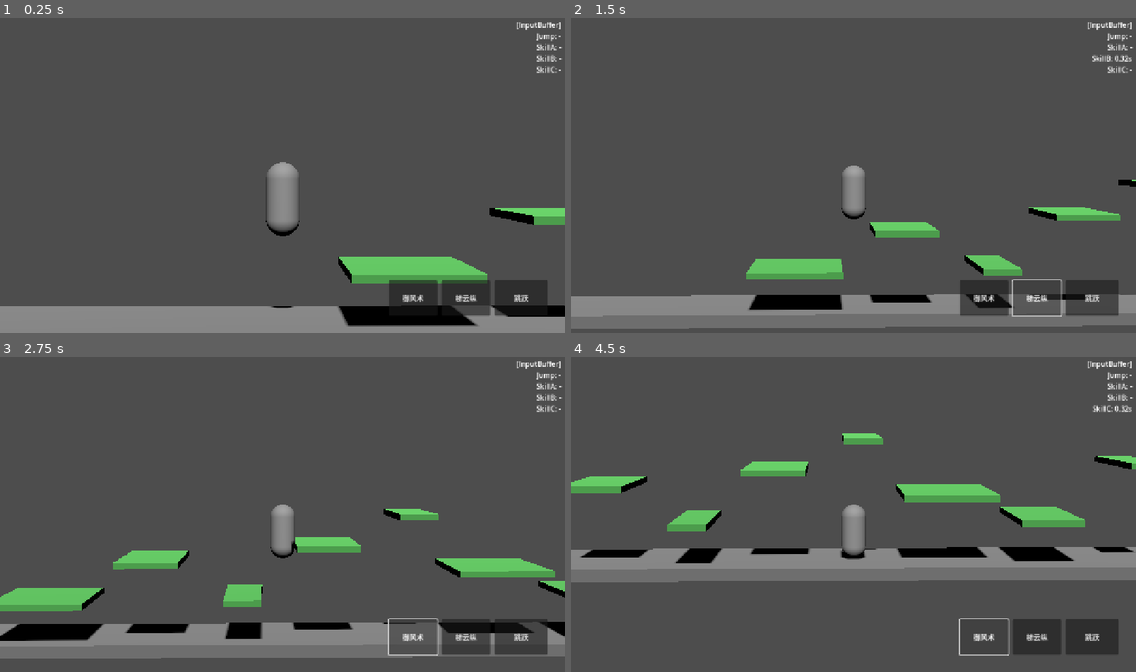
Above: before the commit, frames 1-4 (two rows, left to right).
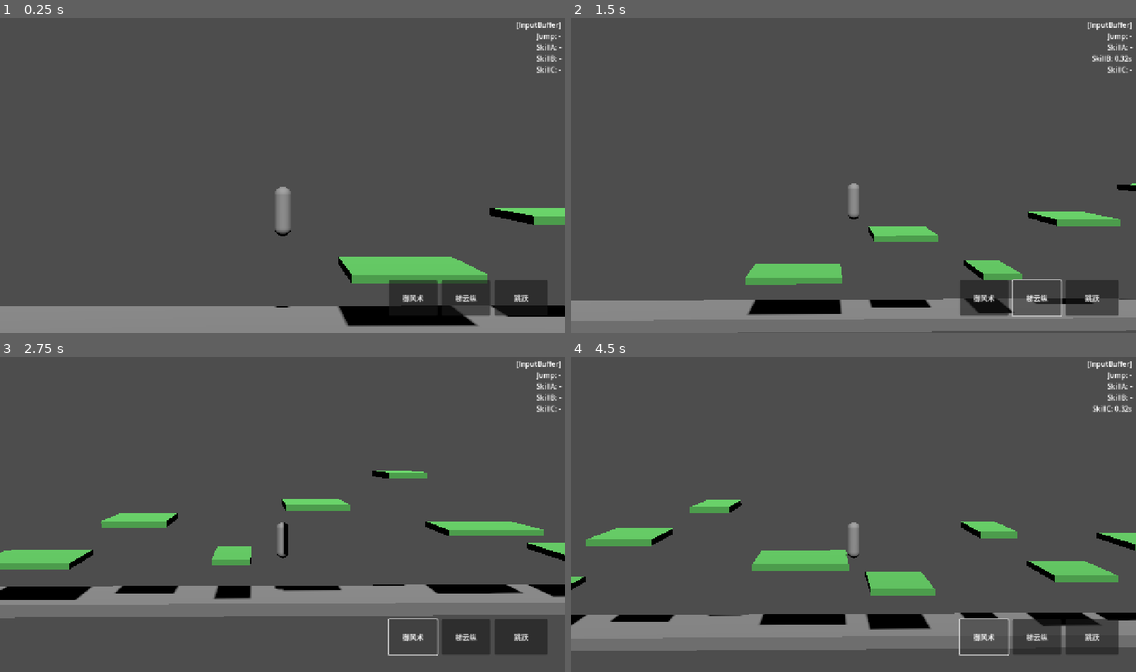
Above: after the commit, the same moments.

Repository: KStar001/GodotFly2
Game: Godot game, scene res://02scene/stage_001.tscn
Two runs of this game, one before a commit and one after it. Both use one fixed random seed, a clock stepped at 60 frames per second and the inputs below.
Inputs:
- Up to frame 1 (0.25 s): no input
- Up to frame 2 (1.5 s): click "跳跃" at 0.5 s; click "梯云纵" at 1.25 s
- Up to frame 3 (2.75 s): click "御风术" at 2 s
- Up to frame 4 (4.5 s): click "跳跃" at 2.75 s; click "梯云纵" at 3.5 s; click "御风术" at 4.25 s

The runs differ from the first frame. In frame 1, 0.8% of the frame differs, in the area x 47-53%, y 45-93%; in frame 2, 7.1%; in frame 3, 25%; in frame 4, 26%, in the area x 0-100%, y 24-94%.

Commit message:
修改 KsTableSkill

Diff:
--- a/01code/KsActorCompSkill.gd
+++ b/01code/KsActorCompSkill.gd
@@ -9,7 +9,7 @@
 var CurCdB: float = 0.0   # B类技能CD
 var CurCdC: float = 0.0   # C类技能CD
 # 当前正在执行的技能数据（null = 无技能在执行）
-var CurSkillData: KsSkillData = null
+var CurSkillData: KsTableSkill.SkillItem = null
 # 当前技能已执行时长
 var CurSkillTimer: float = 0.0
 # 玩家引用（由 KsPlayer 在 _ready 中赋值）
@@ -41,7 +41,7 @@
 		_EndSkill()
 #---------------------------------------------------------------------------------------------------
 # 尝试施放技能，返回是否成功
-func TryCastSkill(SkillData: KsSkillData) -> bool:
+func TryCastSkill(SkillData: KsTableSkill.SkillItem) -> bool:
 	if SkillData == null:
 		return false
 	# 判断对应CD是否冷却完毕
@@ -64,7 +64,7 @@
 func _EndSkill() -> void:
 	if CurSkillData == null:
 		return
-	var EndData: KsSkillData = CurSkillData
+	var EndData: KsTableSkill.SkillItem = CurSkillData
 	CurSkillData = null
 	CurSkillTimer = 0.0
 	# 回调 KsPlayer 清理技能效果
@@ -72,7 +72,7 @@
 		RefPlayer.OnSkillEnd(EndData)
 #---------------------------------------------------------------------------------------------------
 # 写入CD
-func _ApplyCd(SkillData: KsSkillData) -> void:
+func _ApplyCd(SkillData: KsTableSkill.SkillItem) -> void:
 	match SkillData.SkillType:
 		0: CurCdA = SkillData.CdDuration
 		1: CurCdB = SkillData.CdDuration
--- a/01code/KsPlayer.gd
+++ b/01code/KsPlayer.gd
@@ -5,7 +5,7 @@
 # 配置参数
 const ConfigMoveSpeed: float = 5.0         # 向前速度（米/秒）
 const ConfigJumpSpeed: float = 8.0         # 跳跃初速度
-const ConfigGravity: float = 20.0          # 重力加速度
+const ConfigGravity: float = 10.0          # 重力加速度
 const ConfigBounceSpeed: float = 5.0       # 被动落地弹起速度
 const ConfigSpikeJumpSpeed: float = 12.0   # 突木桩击中后强制弹起速度
 #---------------------------------------------------------------------------------------------------
@@ -123,13 +123,13 @@
 func TryCastSkill(SkillId: int) -> bool:
 	if CompSkill == null:
 		return false
-	var SkillData: KsSkillData = KsTableSkill.GetSkillById(SkillId)
+	var SkillData: KsTableSkill.SkillItem = KsTableSkill.GetSkillById(SkillId)
 	if SkillData == null:
 		return false
 	return CompSkill.TryCastSkill(SkillData)
 #---------------------------------------------------------------------------------------------------
 # 技能开始回调（由 KsActorCompSkill 调用）
-func OnSkillBegin(SkillData: KsSkillData) -> void:
+func OnSkillBegin(SkillData: KsTableSkill.SkillItem) -> void:
 	ChangeActorState(EActorState.ActorState_CastSkill, SkillData.SkillId)
 	# 根据技能类型执行通用效果
 	match SkillData.SkillType:
@@ -138,11 +138,11 @@
 		2: _ExecSkillC(SkillData)
 #---------------------------------------------------------------------------------------------------
 # 技能每帧更新回调（由 KsActorCompSkill 调用）
-func OnSkillUpdate(SkillData: KsSkillData, Delta: float) -> void:
+func OnSkillUpdate(SkillData: KsTableSkill.SkillItem, Delta: float) -> void:
 	pass
 #---------------------------------------------------------------------------------------------------
 # 技能结束回调（由 KsActorCompSkill 调用）
-func OnSkillEnd(SkillData: KsSkillData) -> void:
+func OnSkillEnd(SkillData: KsTableSkill.SkillItem) -> void:
 	CurSkillId = -1
 	CurSkillVelocityX = 0.0
 	CurSkillVelocityY = 0.0
@@ -151,21 +151,21 @@
 	ChangeActorState(EActorState.ActorState_Run)
 #---------------------------------------------------------------------------------------------------
 # A类技能通用逻辑（闪避无敌帧）
-func _ExecSkillA(SkillData: KsSkillData) -> void:
+func _ExecSkillA(SkillData: KsTableSkill.SkillItem) -> void:
 	CurSkillVelocityX = SkillData.VelocityX
 	CurSkillVelocityY = SkillData.VelocityY
 	CurSkillAntiGravity = SkillData.AntiGravity
 	# TODO: 关闭受击碰撞层（无敌帧）
 #---------------------------------------------------------------------------------------------------
 # B类技能通用逻辑（跳跃借力）
-func _ExecSkillB(SkillData: KsSkillData) -> void:
+func _ExecSkillB(SkillData: KsTableSkill.SkillItem) -> void:
 	CurSkillVelocityX = SkillData.VelocityX
 	CurSkillVelocityY = SkillData.VelocityY
 	CurSkillAntiGravity = SkillData.AntiGravity
 	CurCanJump = false
 #---------------------------------------------------------------------------------------------------
 # C类技能通用逻辑（功法BUFF）
-func _ExecSkillC(SkillData: KsSkillData) -> void:
+func _ExecSkillC(SkillData: KsTableSkill.SkillItem) -> void:
 	CurSkillVelocityX = SkillData.VelocityX
 	CurSkillVelocityY = SkillData.VelocityY
 	CurSkillAntiGravity = SkillData.AntiGravity
--- a/01code/KsSkillData.gd
+++ /dev/null
@@ -1,22 +0,0 @@
-#---------------------------------------------------------------------------------------------------
-# 技能数据类，对应 skill.csv 中的一行
-class_name KsSkillData
-#---------------------------------------------------------------------------------------------------
-var SkillId: int             # 技能ID
-var SkillType: int           # 技能类型：0=A类闪避 1=B类跳跃 2=C类功法
-var SkillName: String        # 技能名称
-var Duration: float          # 技能持续时长（逻辑时钟，不依赖动画）
-var CdDuration: float        # 施放后触发的公共CD时长
-var AnimName: String         # 动画名称（表现层，可为空）
-# A类专用
-var InvincibleTime: float    # 无敌帧时长
-# B类专用
-var VelocityX: float         # 施放后叠加的水平速度（正值=向前加速，如突进）
-var VelocityY: float         # 施放后叠加的垂直速度
-var NeedTarget: bool         # 是否需要借力目标（如蜻蜓点水）
-# C类专用
-var BuffType: int            # BUFF类型（0=无 1=御风 ...）
-var BuffDuration: float      # BUFF持续时长
-# 通用
-var AntiGravity: bool        # 技能期间是否无视重力（true=不受重力影响）
-#---------------------------------------------------------------------------------------------------
--- a/01code/KsTableSkill.gd
+++ b/01code/KsTableSkill.gd
@@ -1,28 +1,57 @@
 #---------------------------------------------------------------------------------------------------
+# 技能配置表（静态类）
 class_name KsTableSkill
-# 技能配置表（静态类）
-# 读取 10table/skill.csv，解析为 KsSkillData 字典，供全局查询
-# 用法：KsTableSkill.GetSkillById(1001)
-# 无需实例化，首次调用时自动加载
 #---------------------------------------------------------------------------------------------------
-# 技能数据字典，key = SkillId，value = KsSkillData
+# 技能数据类，对应 skill.csv 中的一行
+class SkillItem:
+	var SkillId: int             # 技能ID
+	var SkillType: int           # 技能类型：0=A类闪避 1=B类跳跃 2=C类功法
+	var SkillName: String        # 技能名称
+	var Duration: float          # 技能持续时长（逻辑时钟，不依赖动画）
+	var CdDuration: float        # 施放后触发的公共CD时长
+	var AnimName: String         # 动画名称（表现层，可为空）
+	# A类专用
+	var InvincibleTime: float    # 无敌帧时长
+	# B类专用
+	var VelocityX: float         # 施放后叠加的水平速度（正值=向前加速，如突进）
+	var VelocityY: float         # 施放后叠加的垂直速度
+	var NeedTarget: bool         # 是否需要借力目标（如蜻蜓点水）
+	# C类专用
+	var BuffType: int            # BUFF类型（0=无 1=御风 ...）
+	var BuffDuration: float      # BUFF持续时长
+	# 通用
+	var AntiGravity: bool        # 技能期间是否无视重力（true=不受重力影响）
+
+	static func CreateFromCsvLine(line: String) -> SkillItem:
+		var Parts = line.split(",")
+		if Parts.size() >= 13:
+			var Data = SkillItem.new()
+			Data.SkillId        = int(Parts[0])
+			Data.SkillType      = int(Parts[1])
+			Data.SkillName      = Parts[2].strip_edges()
+			Data.Duration       = float(Parts[3])
+			Data.CdDuration     = float(Parts[4])
+			Data.AnimName       = Parts[5].strip_edges()
+			Data.VelocityX      = float(Parts[6])
+			Data.VelocityY      = float(Parts[7])
+			Data.NeedTarget     = Parts[8].strip_edges().to_lower() == "true"
+			Data.InvincibleTime = float(Parts[9])
+			Data.BuffType       = int(Parts[10])
+			Data.BuffDuration   = float(Parts[11])
+			Data.AntiGravity    = Parts[12].strip_edges().to_lower() == "true"
+			return Data
+		return null
+#---------------------------------------------------------------------------------------------------
+# 技能数据字典，key = SkillId，value = SkillItem
 static var _DataMap: Dictionary = {}
-static var _Loaded: bool = false
-#---------------------------------------------------------------------------------------------------
-# 确保数据已加载（懒加载，首次调用时自动触发）
-static func _EnsureLoaded() -> void:
-	if _Loaded:
-		return
-	_Loaded = true
-	_LoadTable()
 #---------------------------------------------------------------------------------------------------
 # 读取并解析 skill.csv
-static func _LoadTable() -> void:
+static func LoadDataFile() -> void:
 	_DataMap.clear()
 	var FilePath: String = "res://10table/skill.csv"
 	var File = FileAccess.open(FilePath, FileAccess.READ)
 	if File == null:
-		push_error("KsTableSkill: 无法打开文件 " + FilePath)
+		printerr("KsTableSkill: 无法打开文件 " + FilePath)
 		return
 	# 跳过表头行
 	File.get_line()
@@ -31,44 +60,16 @@
 		var Line: String = File.get_line().strip_edges()
 		if Line.is_empty():
 			continue
-		var Data: KsSkillData = _ParseLine(Line)
+		var Data = SkillItem.CreateFromCsvLine(Line)
 		if Data != null:
 			_DataMap[Data.SkillId] = Data
 	File.close()
 	print("KsTableSkill: 加载完毕，共 %d 条技能数据" % _DataMap.size())
 #---------------------------------------------------------------------------------------------------
-# 解析一行CSV，返回 KsSkillData
-static func _ParseLine(Line: String) -> KsSkillData:
-	var Parts: Array = Line.split(",")
-	if Parts.size() < 13:
-		push_warning("KsTableSkill: 行格式不正确，跳过：" + Line)
-		return null
-	var Data: KsSkillData = KsSkillData.new()
-	Data.SkillId        = int(Parts[0])
-	Data.SkillType      = int(Parts[1])
-	Data.SkillName      = Parts[2].strip_edges()
-	Data.Duration       = float(Parts[3])
-	Data.CdDuration     = float(Parts[4])
-	Data.AnimName       = Parts[5].strip_edges()
-	Data.VelocityX      = float(Parts[6])
-	Data.VelocityY      = float(Parts[7])
-	Data.NeedTarget     = Parts[8].strip_edges().to_lower() == "true"
-	Data.InvincibleTime = float(Parts[9])
-	Data.BuffType       = int(Parts[10])
-	Data.BuffDuration   = float(Parts[11])
-	Data.AntiGravity    = Parts[12].strip_edges().to_lower() == "true"
-	return Data
-#---------------------------------------------------------------------------------------------------
 # 根据 SkillId 获取技能数据，不存在返回 null
-static func GetSkillById(SkillId: int) -> KsSkillData:
-	_EnsureLoaded()
+static func GetSkillById(SkillId: int) -> SkillItem:
 	if _DataMap.has(SkillId):
 		return _DataMap[SkillId]
-	push_warning("KsTableSkill: 找不到技能ID " + str(SkillId))
+	printerr("KsTableSkill: 找不到技能ID " + str(SkillId))
 	return null
 #---------------------------------------------------------------------------------------------------
-# 获取所有技能数据（返回字典副本）
-static func GetAllSkill() -> Dictionary:
-	_EnsureLoaded()
-	return _DataMap.duplicate()
-#---------------------------------------------------------------------------------------------------
--- a/01code/KsWorld.gd
+++ b/01code/KsWorld.gd
@@ -19,9 +19,13 @@
 #---------------------------------------------------------------------------------------------------
 func _ready() -> void:
 	randomize()
+	_LoadAllTable()
 	_InitInput()
 	await get_tree().create_timer(0.5).timeout
 	ChangeGameStep(EGameStep.StepGaming)
+#---------------------------------------------------------------------------------------------------
+func _LoadAllTable() -> void:
+	KsTableSkill.LoadDataFile()
 #---------------------------------------------------------------------------------------------------
 func _InitInput() -> void:
 	CompInput = KsInput.new()
@@ -45,10 +49,6 @@
 		CompInput.set_meta("DebugLabel", DebugLabel)
 #---------------------------------------------------------------------------------------------------
 func _process(_delta: float) -> void:
-	# 键盘空格键跳跃（调试用）
-	if Input.is_action_just_pressed("ui_accept"):
-		if CompInput != null:
-			CompInput.OnCmdPressed(KsInput.ECmdType.Jump)
 	_UpdateDebugLabel()
 #---------------------------------------------------------------------------------------------------
 func _UpdateDebugLabel() -> void:
--- a/01code/skill/KsSkillLogic_Base.gd
+++ b/01code/skill/KsSkillLogic_Base.gd
@@ -5,14 +5,14 @@
 class_name KsSkillLogic_Base
 #---------------------------------------------------------------------------------------------------
 # 技能开始时调用（执行技能效果）
-func OnSkillBegin(Player: KsPlayer, SkillData: KsSkillData) -> void:
+func OnSkillBegin(Player: KsPlayer, SkillData: KsTableSkill.SkillItem) -> void:
 	pass
 #---------------------------------------------------------------------------------------------------
 # 技能持续期间每帧调用
-func OnSkillUpdate(Player: KsPlayer, SkillData: KsSkillData, Delta: float) -> void:
+func OnSkillUpdate(Player: KsPlayer, SkillData: KsTableSkill.SkillItem, Delta: float) -> void:
 	pass
 #---------------------------------------------------------------------------------------------------
 # 技能结束时调用（清理效果）
-func OnSkillEnd(Player: KsPlayer, SkillData: KsSkillData) -> void:
+func OnSkillEnd(Player: KsPlayer, SkillData: KsTableSkill.SkillItem) -> void:
 	pass
 #---------------------------------------------------------------------------------------------------
--- a/01code/skill/KsSkillLogic_Jcty.gd
+++ b/01code/skill/KsSkillLogic_Jcty.gd
@@ -4,16 +4,16 @@
 extends KsSkillLogic_Base
 class_name KsSkillLogic_Jcty
 #---------------------------------------------------------------------------------------------------
-func OnSkillBegin(Player: KsPlayer, SkillData: KsSkillData) -> void:
+func OnSkillBegin(Player: KsPlayer, SkillData: KsTableSkill.SkillItem) -> void:
 	# 关闭受击碰撞层，进入无敌帧
 	# TODO: 确认受击碰撞层编号后填入
 	# Player.set_collision_mask_value(2, false)
 	pass
 #---------------------------------------------------------------------------------------------------
-func OnSkillUpdate(Player: KsPlayer, SkillData: KsSkillData, Delta: float) -> void:
+func OnSkillUpdate(Player: KsPlayer, SkillData: KsTableSkill.SkillItem, Delta: float) -> void:
 	pass
 #---------------------------------------------------------------------------------------------------
-func OnSkillEnd(Player: KsPlayer, SkillData: KsSkillData) -> void:
+func OnSkillEnd(Player: KsPlayer, SkillData: KsTableSkill.SkillItem) -> void:
 	# 恢复受击碰撞层
 	# Player.set_collision_mask_value(2, true)
 	pass
--- a/01code/skill/KsSkillLogic_Qtds.gd
+++ b/01code/skill/KsSkillLogic_Qtds.gd
@@ -4,14 +4,14 @@
 extends KsSkillLogic_Base
 class_name KsSkillLogic_Qtds
 #---------------------------------------------------------------------------------------------------
-func OnSkillBegin(Player: KsPlayer, SkillData: KsSkillData) -> void:
+func OnSkillBegin(Player: KsPlayer, SkillData: KsTableSkill.SkillItem) -> void:
 	# 叠加向上速度
 	Player.CurVerticalSpeed = SkillData.VelocityY
 	# TODO: 销毁被踩中的飞行道具（由 Player 的脚底检测区域传入目标引用）
 #---------------------------------------------------------------------------------------------------
-func OnSkillUpdate(Player: KsPlayer, SkillData: KsSkillData, Delta: float) -> void:
+func OnSkillUpdate(Player: KsPlayer, SkillData: KsTableSkill.SkillItem, Delta: float) -> void:
 	pass
 #---------------------------------------------------------------------------------------------------
-func OnSkillEnd(Player: KsPlayer, SkillData: KsSkillData) -> void:
+func OnSkillEnd(Player: KsPlayer, SkillData: KsTableSkill.SkillItem) -> void:
 	pass
 #---------------------------------------------------------------------------------------------------
--- a/02scene/player_001.tscn
+++ b/02scene/player_001.tscn
@@ -3,22 +3,22 @@
 [ext_resource type="Script" uid="uid://blewumheei0mv" path="res://01code/KsPlayer.gd" id="1_player"]
 
 [sub_resource type="CapsuleShape3D" id="Shape_player"]
-radius = 0.4
-height = 1.8
+radius = 0.2
+height = 1.2
 
 [sub_resource type="CapsuleMesh" id="CapsuleMesh_jctef"]
-radius = 0.4
-height = 1.8
+radius = 0.2
+height = 1.2
 
 [node name="Player001" type="CharacterBody3D"]
 script = ExtResource("1_player")
 
 [node name="CollisionShape3D" type="CollisionShape3D" parent="."]
-transform = Transform3D(1, 0, 0, 0, 1, 0, 0, 0, 1, 0, 0.9, 0)
+transform = Transform3D(1, 0, 0, 0, 1, 0, 0, 0, 1, 0, 0.6, 0)
 shape = SubResource("Shape_player")
 
 [node name="MeshInstance3D" type="MeshInstance3D" parent="."]
-transform = Transform3D(1, 0, 0, 0, 1, 0, 0, 0, 1, 0, 0.9, 0)
+transform = Transform3D(1, 0, 0, 0, 1, 0, 0, 0, 1, 0, 0.6, 0)
 mesh = SubResource("CapsuleMesh_jctef")
 
 [node name="AnimationPlayer" type="AnimationPlayer" parent="."]
--- a/02scene/spike_001.tscn
+++ b/02scene/spike_001.tscn
@@ -1,6 +1,9 @@
-[gd_scene load_steps=4 format=3 uid="uid://gf2spike001"]
+[gd_scene load_steps=5 format=3 uid="uid://gf2spike001"]
 
 [ext_resource type="Script" uid="uid://ckc3haktg0j2p" path="res://01code/KsSpike.gd" id="1_spike"]
+
+[sub_resource type="BoxMesh" id="BoxMesh_l8cv8"]
+size = Vector3(0.44, 0.84, 0.44)
 
 [sub_resource type="BoxShape3D" id="Shape_hitbox"]
 size = Vector3(0.44, 0.84, 0.44)
@@ -18,7 +21,8 @@
 script = ExtResource("1_spike")
 
 [node name="Visual" type="MeshInstance3D" parent="."]
-transform = Transform3D(1, 0, 0, 0, 1, 0, 0, 0, 1, 0, 0.4, 0)
+transform = Transform3D(1, 0, 0, 0, 1, 0, 0, 0, 1, 0, 0.42, 0)
+mesh = SubResource("BoxMesh_l8cv8")
 
 [node name="HitBox" type="Area3D" parent="."]
 
--- a/02scene/stage_001.tscn
+++ b/02scene/stage_001.tscn
@@ -8,42 +8,42 @@
 [sub_resource type="BoxShape3D" id="Shape_ground"]
 size = Vector3(400, 0.4, 4)
 
+[sub_resource type="StandardMaterial3D" id="Mat_ground"]
+albedo_color = Color(0.45, 0.45, 0.45, 1)
+
+[sub_resource type="BoxMesh" id="Mesh_ground"]
+material = SubResource("Mat_ground")
+size = Vector3(400, 0.4, 4)
+
 [sub_resource type="BoxShape3D" id="Shape_plat_wide"]
 size = Vector3(3, 0.2, 4)
 
+[sub_resource type="StandardMaterial3D" id="Mat_plat_wide"]
+albedo_color = Color(0.3, 0.65, 0.3, 1)
+
+[sub_resource type="BoxMesh" id="Mesh_plat_wide"]
+material = SubResource("Mat_plat_wide")
+size = Vector3(3, 0.2, 4)
+
 [sub_resource type="BoxShape3D" id="Shape_plat_mid"]
 size = Vector3(2, 0.2, 4)
 
+[sub_resource type="StandardMaterial3D" id="Mat_plat_mid"]
+albedo_color = Color(0.3, 0.65, 0.3, 1)
+
+[sub_resource type="BoxMesh" id="Mesh_plat_mid"]
+material = SubResource("Mat_plat_mid")
+size = Vector3(2, 0.2, 4)
+
 [sub_resource type="BoxShape3D" id="Shape_plat_narrow"]
 size = Vector3(1.2, 0.2, 4)
 
-[sub_resource type="StandardMaterial3D" id="Mat_ground"]
-albedo_color = Color(0.45, 0.45, 0.45, 1)
-
-[sub_resource type="BoxMesh" id="Mesh_ground"]
-size = Vector3(400, 0.4, 4)
-material = SubResource("Mat_ground")
-
-[sub_resource type="StandardMaterial3D" id="Mat_plat_wide"]
-albedo_color = Color(0.3, 0.65, 0.3, 1)
-
-[sub_resource type="BoxMesh" id="Mesh_plat_wide"]
-size = Vector3(3.0, 0.2, 4)
-material = SubResource("Mat_plat_wide")
-
-[sub_resource type="StandardMaterial3D" id="Mat_plat_mid"]
-albedo_color = Color(0.3, 0.65, 0.3, 1)
-
-[sub_resource type="BoxMesh" id="Mesh_plat_mid"]
-size = Vector3(2.0, 0.2, 4)
-material = SubResource("Mat_plat_mid")
-
 [sub_resource type="StandardMaterial3D" id="Mat_plat_narrow"]
 albedo_color = Color(0.3, 0.65, 0.3, 1)
 
 [sub_resource type="BoxMesh" id="Mesh_plat_narrow"]
+material = SubResource("Mat_plat_narrow")
 size = Vector3(1.2, 0.2, 4)
-material = SubResource("Mat_plat_narrow")
 
 [node name="Stage001" type="Node3D"]
 script = ExtResource("1_world")
--- a/10table/skill.csv
+++ b/10table/skill.csv
@@ -2,4 +2,4 @@
 1001,0,金蝉脱壳,0.4,1.2,skill_a_jcty,0.0,0.0,false,0.4,0,0.0,false
 1002,1,梯云纵,0.6,1.5,skill_b_tyz,0.0,10.0,false,0.0,0,0.0,false
 1003,1,蜻蜓点水,0.5,1.8,skill_b_qtds,0.0,12.0,true,0.0,0,0.0,false
-1004,2,御风术,2.0,2.5,skill_c_yfs,0.0,0.0,false,0.0,1,2.0,true
+1004,1,御风术,2.0,2.5,skill_c_yfs,0.0,0.0,false,0.0,0,0,true
--- a/icon.svg
+++ b/icon.svg
@@ -1 +1 @@
-<svg xmlns="http://www.w3.org/2000/svg" width="128" height="128"><rect width="128" height="128" rx="20" fill="#478cbf"/><text x="64" y="80" font-size="48" text-anchor="middle" fill="white" font-family="sans-serif">GF2</text></svg>
+<svg xmlns="http://www.w3.org/2000/svg" width="128" height="128"><rect width="124" height="124" x="2" y="2" fill="#363d52" stroke="#212532" stroke-width="4" rx="14"/><g fill="#fff" transform="translate(12.322 12.322)scale(.101)"><path d="M105 673v33q407 354 814 0v-33z"/><path fill="#478cbf" d="m105 673 152 14q12 1 15 14l4 67 132 10 8-61q2-11 15-15h162q13 4 15 15l8 61 132-10 4-67q3-13 15-14l152-14V427q30-39 56-81-35-59-83-108-43 20-82 47-40-37-88-64 7-51 8-102-59-28-123-42-26 43-46 89-49-7-98 0-20-46-46-89-64 14-123 42 1 51 8 102-48 27-88 64-39-27-82-47-48 49-83 108 26 42 56 81zm0 33v39c0 276 813 276 814 0v-39l-134 12-5 69q-2 10-14 13l-162 11q-12 0-16-11l-10-65H446l-10 65q-4 11-16 11l-162-11q-12-3-14-13l-5-69z"/><path d="M483 600c0 34 58 34 58 0v-86c0-34-58-34-58 0z"/><circle cx="725" cy="526" r="90"/><circle cx="299" cy="526" r="90"/></g><g fill="#414042" transform="translate(12.322 12.322)scale(.101)"><circle cx="307" cy="532" r="60"/><circle cx="717" cy="532" r="60"/></g></svg>
Not shown, removed: 01code/KsSkillData.gd.uid
Not shown, added: 10table/skill.csv.import
Not shown, added: icon.svg.import
Not shown, changed: .gitignore
